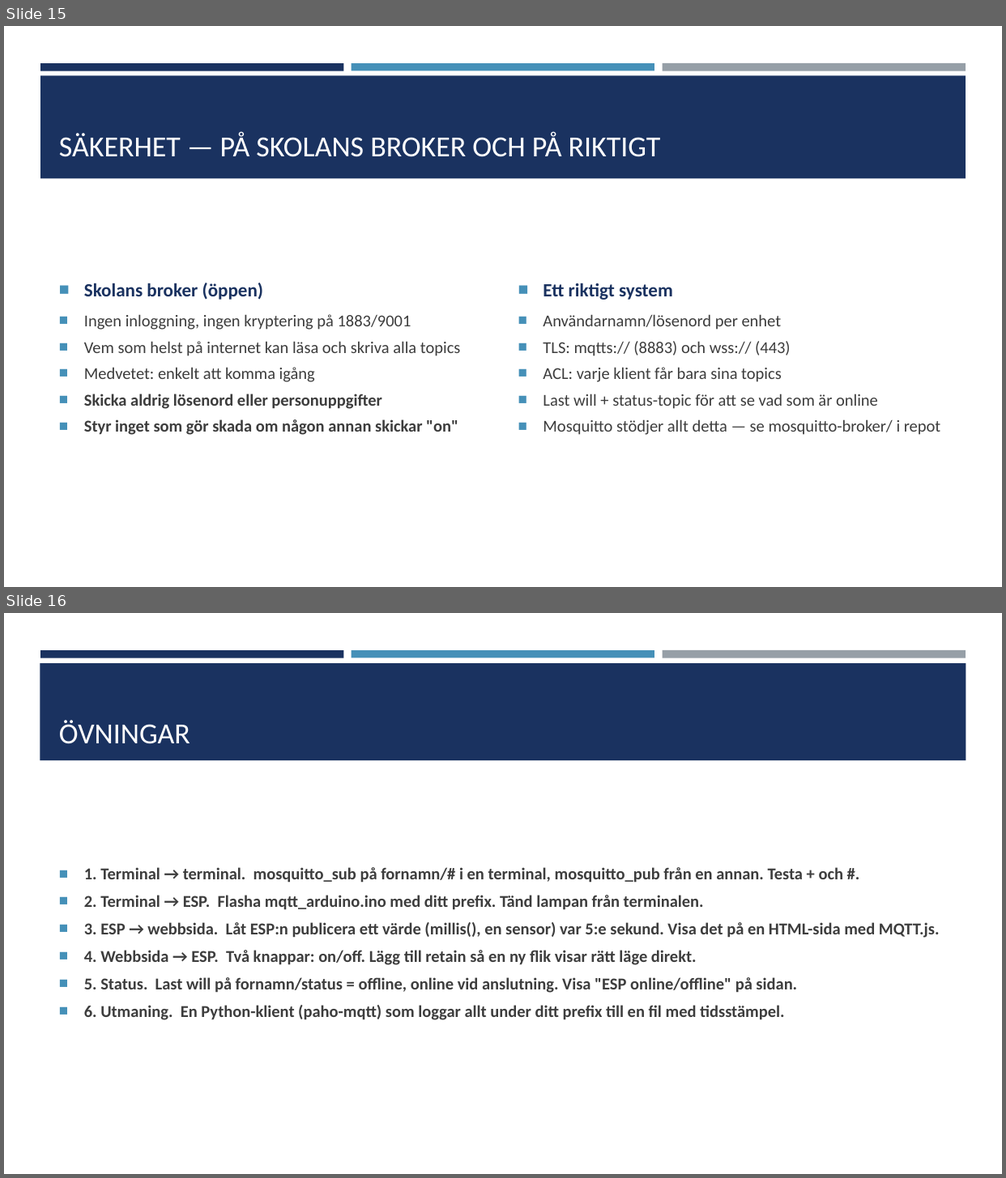
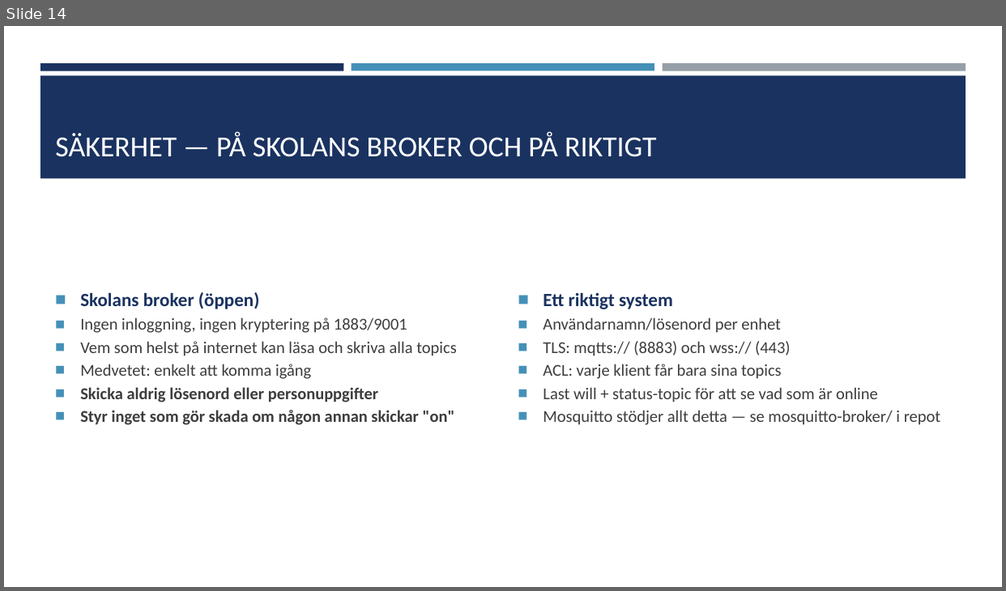
Before and after one commit to abbindustrigymnasium/driverbot-abbjetmus, a slide deck: MQTT-introduktion.pptx. Shown one above the other, each under a label of ours: slides 15 and 16 before the commit, slide 14 after it. The pictures are 1006x1178 and 1006x591 pixels, drawn with LibreOffice and Linux fonts; fonts in the diff are those of the drawing. Boxes give left, top, right and bottom in pixels: in the first picture for what was removed or moved away, otherwise in the second. Text is boxed around its words. In the diff, an @@ line names an element or a change of style, - is before the commit and + after.

```diff
--- a/MQTT-introduktion.pptx
+++ b/MQTT-introduktion.pptx
@@ slide 16 removed at box(4, 613, 1002, 1174), background #FFFFFF; not listed: 3 template elements that a slide beside it also shows @@
@@ rectangle removed at box(40, 663, 966, 760) @@
@@ title removed at box(59, 720, 190, 744) @@
-ÖVNINGAR
@@ text removed at box(84, 867, 940, 1020) @@
-■ 1. Terminal → terminal. mosquitto_sub på fornamn/# i en terminal, mosquitto_pub från en annan. Testa + och #.
-■ 2. Terminal → ESP. Flasha mqtt_arduino.ino med ditt prefix. Tänd lampan från terminalen.
-■ 3. ESP → webbsida. Låt ESP:n publicera ett värde (millis(), en sensor) var 5:e sekund. Visa det på en HTML-sida med MQTT.js.
-■ 4. Webbsida → ESP. Två knappar: on/off. Lägg till retain så en ny flik visar rätt läge direkt.
-■ 5. Status. Last will på fornamn/status = offline, online vid anslutning. Visa "ESP online/offline" på sidan.
-■ 6. Utmaning. En Python-klient (paho-mqtt) som loggar allt under ditt prefix till en fil med tidsstämpel.
@@ what was slide 15 is now slide 14 @@
@@ slide 14 changed as well @@
@@ title "SÄKERHET — PÅ SKOLANS BROKER ...": place and size @@
-title "SÄKERHET — PÅ SKOLANS BROKER ..." at box(59, 133, 661, 157)
+title "SÄKERHET — PÅ SKOLANS BROKER ..." at box(55, 133, 657, 157)
@@ text "Skolans broker (öppen)" at box(80, 292, 457, 425): bullet ■ to ◼; less space between paragraphs @@
@@ text "Ett riktigt system" at box(543, 292, 940, 425): bullet ■ to ◼; less space between paragraphs @@
```
Also in this commit, not shown: 14 other slides changed, 1 other slide removed.
